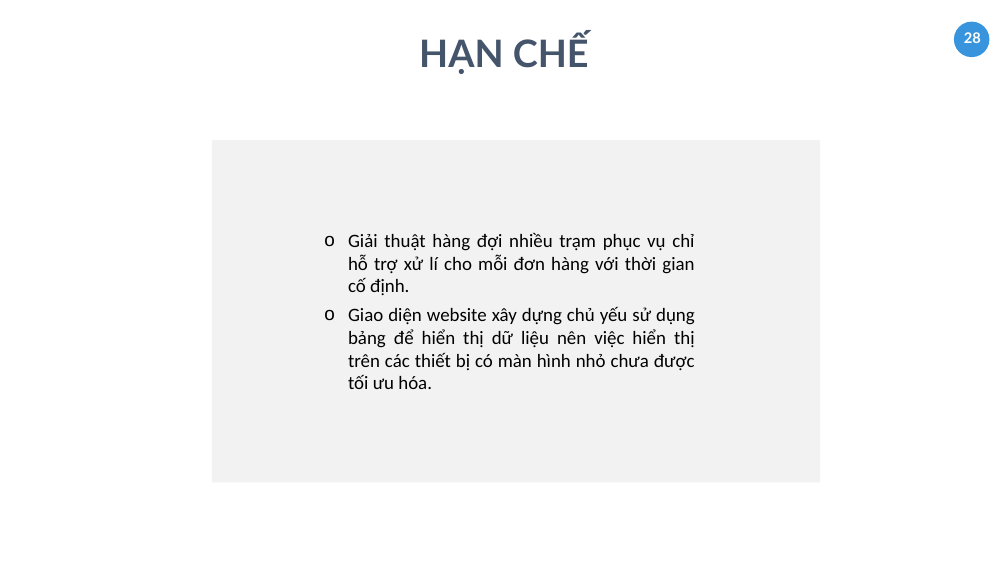
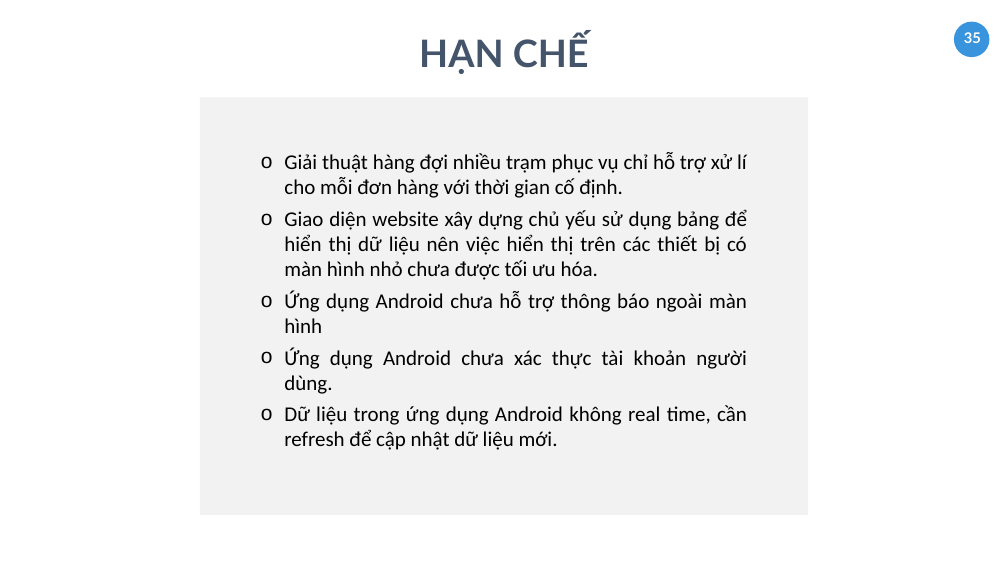
Before and after one commit to tranhoanghuan/Lu-n-v-n, a slide deck: slide 35 of baoCao/ppt_baocao/FREE Business Powerpoint Template.pptx (slide 28 before the commit). Drawn at 1008x567 pixels with LibreOffice and Linux fonts; fonts in the diff are those of the drawing. Boxes give left, top, right and bottom in pixels: in the first picture for what was removed or moved away, otherwise in the second. Text is boxed around its words. In the diff, an @@ line names an element or a change of style, - is before the commit and + after.

Commit message:
App section android

```diff
--- a/baoCao/ppt_baocao/FREE Business Powerpoint Template.pptx
+++ b/baoCao/ppt_baocao/FREE Business Powerpoint Template.pptx
@@ page number at (964, 32, 981, 43): text changed @@
-28
+35
@@ rectangle: place and size @@
-rectangle at (212, 140, 820, 483)
+rectangle at (200, 98, 808, 515)
@@ text "Giải thuật hàng đợi nhiều ...": place and size @@
-text "Giải thuật hàng đợi nhiều ..." at (348, 232, 695, 389)
+text "Giải thuật hàng đợi nhiều ..." at (284, 152, 747, 450)
@@ text at (284, 152, 747, 280): size 36 to 40 pt in "Giải thuật hàng đợi nhiều trạm phục ...", "Giao diện website xây dựng chủ yếu ..." @@
@@ text at (284, 290, 747, 450): paragraphs added @@
+o Ứng dụng Android chưa hỗ trợ thông báo ngoài màn hình
+o Ứng dụng Android chưa xác thực tài khoản người dùng.
+o Dữ liệu trong ứng dụng Android không real time, cần refresh để cập nhật dữ liệu mới.
```
Also in this commit, not shown: 2 other slides changed, 7 slides added, 1 other file.
